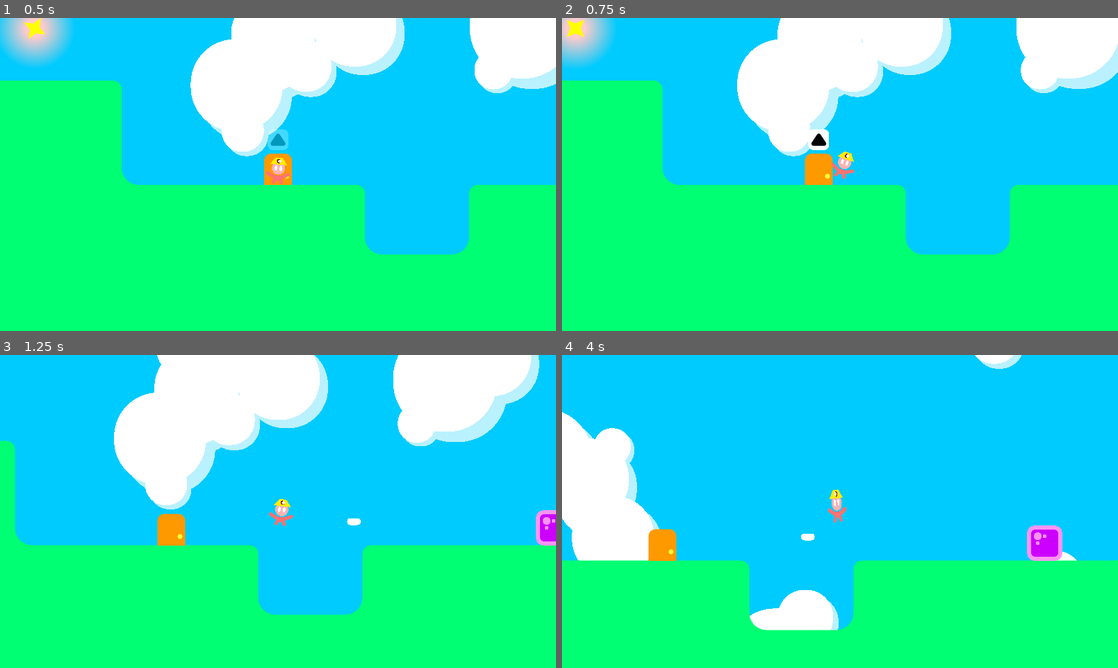
Above: before the commit, frames 1-4 (two rows, left to right).
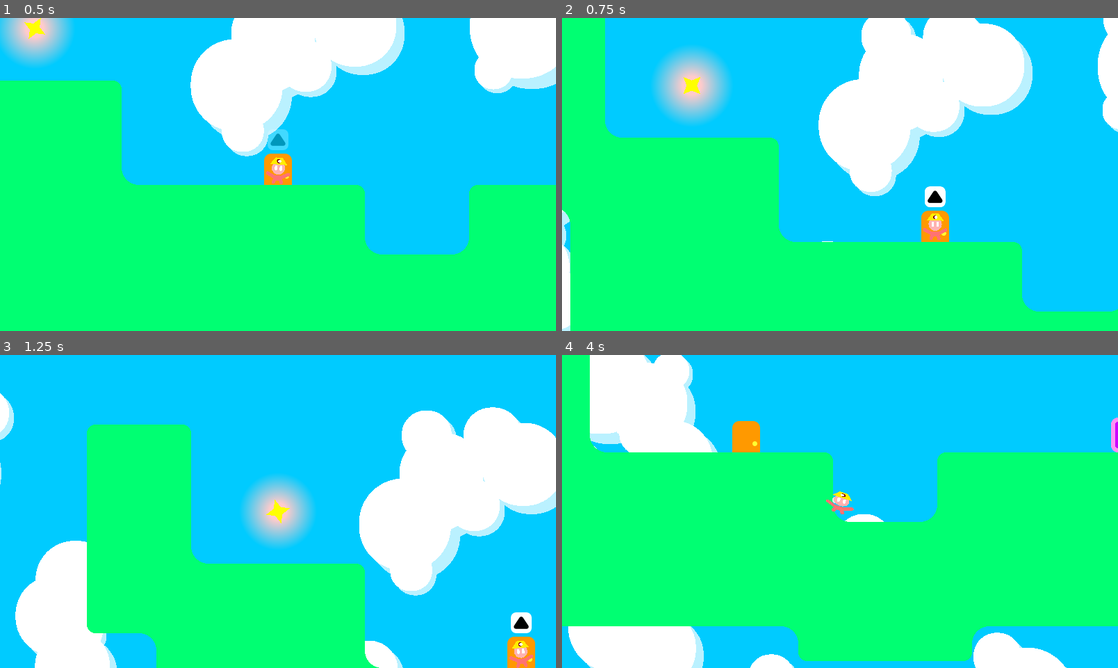
Above: after the commit, the same moments.

Repository: HarmonyHoney/tiny_crate2
Game: Godot game, scene res://src/map/3.tscn
Same seed, same stepped clock (60 frames per second), same inputs: the game is played once before the commit and once after it. This scene is started directly instead of the project's main scene. The engine's default icon, where the game draws it, is replaced by a stand-in: a white triangle on a blue panel in a dark square.
Inputs:
- Up to frame 1 (0.5 s): no input
- Up to frame 2 (0.75 s): tap Enter at 0.5 s; hold Right (right) from 0.53 s (still down); hold C (grab) from 0.53 s (still down)
- Up to frame 3 (1.25 s): keep holding Right (right); keep holding C (grab); tap Space (jump) at 0.77, 1.07 s; tap V (shoot) at 0.8 s
- Up to frame 4 (4 s): release Right (right) at 1.28 s; release C (grab) at 1.28 s; hold Down (down) 1.28-2.03 s; tap V (shoot) at 1.35, 3.8 s; tap Space (jump) at 1.52, 1.82, 2.85, 3.02, 3.32, 3.77 s; tap P at 1.55, 2.1 s; hold Right (right) 2.03-2.78 s; hold Space (jump) 2.03-2.78 s; hold Up (up) 2.78-3.53 s; tap C (grab) at 3.05 s; hold Left (left) from 3.53 s (still down); hold C (grab) from 3.53 s (still down)

Frame 1 is identical in both runs. In frame 2, 45% of the frame differs, in the area x 0-100%, y 0-100%; in frame 3, 60%; in frame 4, 53%.

Commit message:
goal_pan Cutscene! Wipe.tscn! (:

Diff:
--- a/project.godot
+++ b/project.godot
@@ -56,6 +56,8 @@
 Cam="*res://src/autoload/Cam.tscn"
 Clouds="*res://src/autoload/Clouds.tscn"
 Pause="*res://src/autoload/pause.tscn"
+Cutscene="*res://src/cutscene/cutscene.tscn"
+Wipe="*res://src/autoload/wipe.tscn"
 
 [display]
 
--- a/src/actor/Door.gd
+++ b/src/actor/Door.gd
@@ -59,4 +59,4 @@
 
 func open():
 	if scene_path != "":
-		Shared.change_scene(scene_path)
+		Wipe.start(scene_path)
--- a/src/actor/Goal.gd
+++ b/src/actor/Goal.gd
@@ -18,6 +18,8 @@
 
 	if Shared.goals.has(Shared.current_scene + "/" + name):
 		image.collect()
+	elif !Shared.is_reset:
+		Cutscene.goal_pan.act(self)
 
 func _physics_process(delta):
 	if Engine.editor_hint: return
@@ -30,7 +32,7 @@
 		elif get_rect().intersects(player.get_rect()):
 			is_follow = true
 
-func scene_before():
-	if is_follow:
+func scene_before(is_reset):
+	if !is_reset and is_follow:
 		print(name, " collected")
 		Shared.goal_grab(name)
--- a/src/actor/Player.gd
+++ b/src/actor/Player.gd
@@ -7,6 +7,7 @@
 var air_accel := 7.0
 var dir_x := 1
 
+var is_input := true
 var joy := Vector2.ZERO
 var joy_last := Vector2.ZERO
 var joy_clock := Vector2.ZERO
@@ -118,18 +119,19 @@
 	if Engine.editor_hint: return
 
 	# input
-	joy_last = joy
-	joy = Input.get_vector("left", "right", "up", "down").round()
-	joy_clock.x = joy_clock.x + delta if joy.x == 0 else 0
-	joy_clock.y = joy_clock.y + delta if joy.y == 0 else 0
-
-	btnp_jump = Input.is_action_just_pressed("jump")
-	btn_jump = Input.is_action_pressed("jump")
-	holding_jump = holding_jump + delta if btn_jump else 0.0
-	btnp_shoot = Input.is_action_just_pressed("shoot")
-	btn_shoot = Input.is_action_pressed("shoot")
-	btnp_grab = Input.is_action_just_pressed("grab")
-	btn_grab = Input.is_action_pressed("grab")
+	if is_input:
+		joy_last = joy
+		joy = Input.get_vector("left", "right", "up", "down").round()
+		joy_clock.x = joy_clock.x + delta if joy.x == 0 else 0
+		joy_clock.y = joy_clock.y + delta if joy.y == 0 else 0
+
+		btnp_jump = Input.is_action_just_pressed("jump")
+		btn_jump = Input.is_action_pressed("jump")
+		holding_jump = holding_jump + delta if btn_jump else 0.0
+		btnp_shoot = Input.is_action_just_pressed("shoot")
+		btn_shoot = Input.is_action_pressed("shoot")
+		btnp_grab = Input.is_action_just_pressed("grab")
+		btn_grab = Input.is_action_pressed("grab")
 
 	# dir x
 	if joy.x != 0:
--- a/src/autoload/Cam.gd
+++ b/src/autoload/Cam.gd
@@ -3,13 +3,32 @@
 var target_node
 
 export var is_follow := true
+var is_pan := false
+var pan_from := Vector2.ZERO
+var pan_to := Vector2.ZERO
+var pan_ease := EaseMover.new(1.0)
+signal pan_complete
 
 func _ready():
 	UI.debug.track(self, "position")
 
 func _physics_process(delta):
-	if is_follow and is_instance_valid(target_node):
+	if is_pan:
+		pan_ease.count(delta)
+		position = pan_from.linear_interpolate(pan_to, pan_ease.smooth())
+		if pan_ease.is_complete:
+			emit_signal("pan_complete")
+			print("pan_complete")
+			is_pan = false
+	elif is_follow and is_instance_valid(target_node):
 		position = target_node.global_position
 
 func follow(_target):
 	target_node = _target
+
+func pan(pos : Vector2):
+	pan_ease.reset()
+	is_pan = true
+	pan_from = position
+	pan_to = pos
+	pan_ease.time = lerp(0.3, 1.0, clamp(pan_from.distance_to(pan_to) / 100.0, 0, 20) / 20)
--- a/src/autoload/Clouds.gd
+++ b/src/autoload/Clouds.gd
@@ -29,7 +29,7 @@
 func idle_frame():
 	list_node.offset = (Cam.position * parallax_scale) + Vector2(wind_dist, 0)
 
-func clear():
+func clear(arg := false):
 	list_node.offset = Vector2.ZERO
 	for i in list_node.get_children():
 		i.queue_free()
--- a/src/autoload/Shared.gd
+++ b/src/autoload/Shared.gd
@@ -12,20 +12,25 @@
 var door_in
 #var door_out
 
-signal scene_reset
-signal scene_before
-signal scene_after
+
+signal scene_before(is_reset)
+signal scene_after(is_reset)
+var is_reset := false
 
 var goals := []
 
-func change_scene(_path := ""):
+func _ready():
+	Wipe.connect("complete", self, "change_scene")
+
+func change_scene(_path := current_scene):
 	if _path != "":
-		emit_signal("scene_reset" if _path == current_scene else "scene_before")
+		is_reset = _path == current_scene
+		emit_signal("scene_before", is_reset)
 		if _path != current_scene:
 			last_scene = current_scene
 			current_scene = _path
 		get_tree().change_scene(_path)
-		emit_signal("scene_after")
+		emit_signal("scene_after", is_reset)
 
 func reset():
 	change_scene(current_scene)
--- /dev/null
+++ b/src/autoload/wipe.gd
@@ -0,0 +1,37 @@
+extends CanvasLayer
+
+var is_wipe := false
+var is_in := false
+var wipe_ease := EaseMover.new(0.5)
+var scene := ""
+
+export var limit := 0.58
+
+onready var mat : ShaderMaterial = $ColorRect.material
+
+signal complete
+
+func _ready():
+	visible = false
+
+func _physics_process(delta):
+	if is_wipe:
+		wipe_ease.count(delta, !is_in)
+		mat.set_shader_param("dist", lerp(-0.01, limit, wipe_ease.smooth()))
+
+		if is_in and wipe_ease.clock == 0.0:
+			is_in = false
+			emit_signal("complete", scene)
+			yield(Shared, "scene_after")
+		elif wipe_ease.is_complete:
+			is_wipe = false
+			visible = false
+
+func start(_scene := ""):
+	Shared.player.is_input = false
+	Shared.player.joy = Vector2.ZERO
+	visible = true
+	is_wipe = true
+	is_in = true
+	wipe_ease.clock = wipe_ease.time
+	scene = _scene
--- /dev/null
+++ b/src/autoload/wipe.tscn
@@ -0,0 +1,18 @@
+[gd_scene load_steps=4 format=2]
+
+[ext_resource path="res://src/autoload/wipe.gd" type="Script" id=1]
+[ext_resource path="res://src/shader/wipe.gdshader" type="Shader" id=2]
+
+[sub_resource type="ShaderMaterial" id=2]
+shader = ExtResource( 2 )
+shader_param/dist = 0.58
+
+[node name="Wipe" type="CanvasLayer"]
+layer = 10
+script = ExtResource( 1 )
+
+[node name="ColorRect" type="ColorRect" parent="."]
+material = SubResource( 2 )
+margin_top = -350.0
+margin_right = 1600.0
+margin_bottom = 1250.0
--- /dev/null
+++ b/src/cutscene/cutscene.gd
@@ -0,0 +1,3 @@
+extends Node
+
+onready var goal_pan := $GoalPan
--- /dev/null
+++ b/src/cutscene/cutscene.tscn
@@ -0,0 +1,10 @@
+[gd_scene load_steps=3 format=2]
+
+[ext_resource path="res://src/cutscene/cutscene.gd" type="Script" id=1]
+[ext_resource path="res://src/cutscene/goal_pan.gd" type="Script" id=2]
+
+[node name="Cutscene" type="Node"]
+script = ExtResource( 1 )
+
+[node name="GoalPan" type="Node" parent="."]
+script = ExtResource( 2 )
--- /dev/null
+++ b/src/cutscene/goal_pan.gd
@@ -0,0 +1,16 @@
+extends Node
+
+
+func act(goal):
+	Shared.player.is_input = false
+	yield(get_tree().create_timer(0.5), "timeout")
+	Cam.is_follow = false
+
+	Cam.pan(goal.position)
+	yield(Cam, "pan_complete")
+	yield(get_tree().create_timer(0.5), "timeout")
+
+	Cam.pan(Shared.player.position)
+	yield(Cam, "pan_complete")
+	Cam.is_follow = true
+	Shared.player.is_input = true
--- /dev/null
+++ b/src/shader/wipe.gdshader
@@ -0,0 +1,7 @@
+shader_type canvas_item;
+
+uniform float dist : hint_range(0.0, 2.0) = 0.5;
+
+void fragment(){
+	COLOR = vec4(mix(0, 1, float(distance(vec2(0.5), UV) > dist)));
+}
